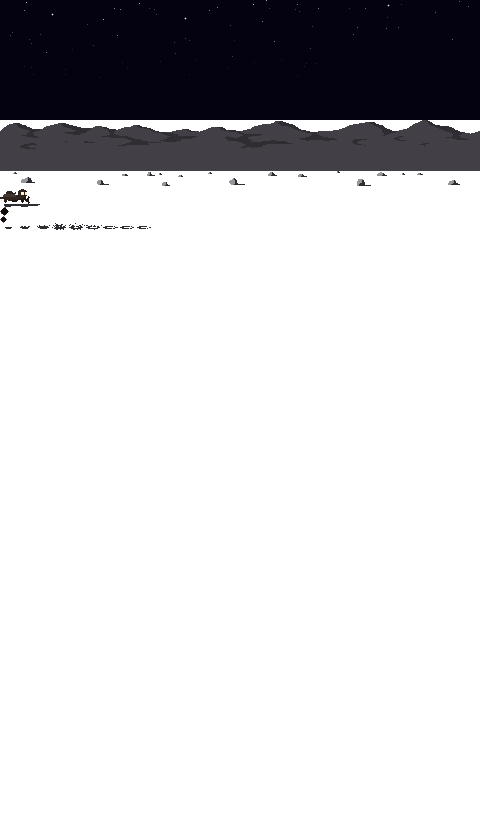
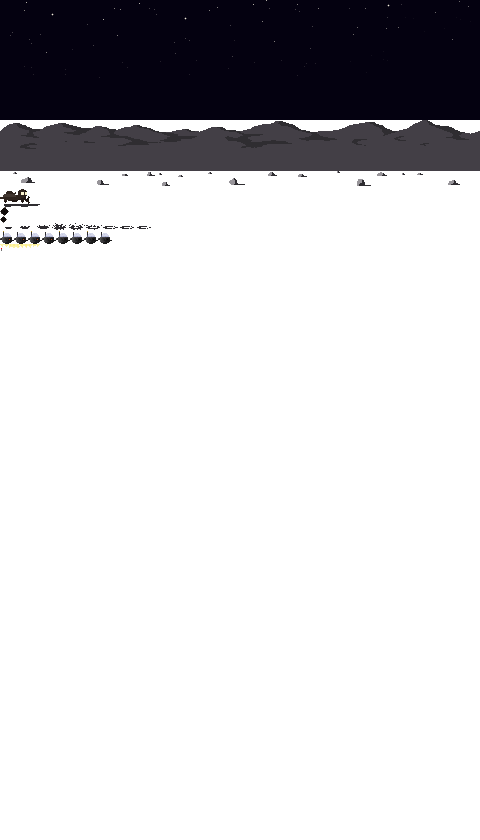
Layer changes from the first (480, 840) image to the second:
added layer "boosterflamme" above "alien1" over [0, 244, 40, 248]
added layer "alien1" above "trokkie" over [0, 231, 112, 244]
